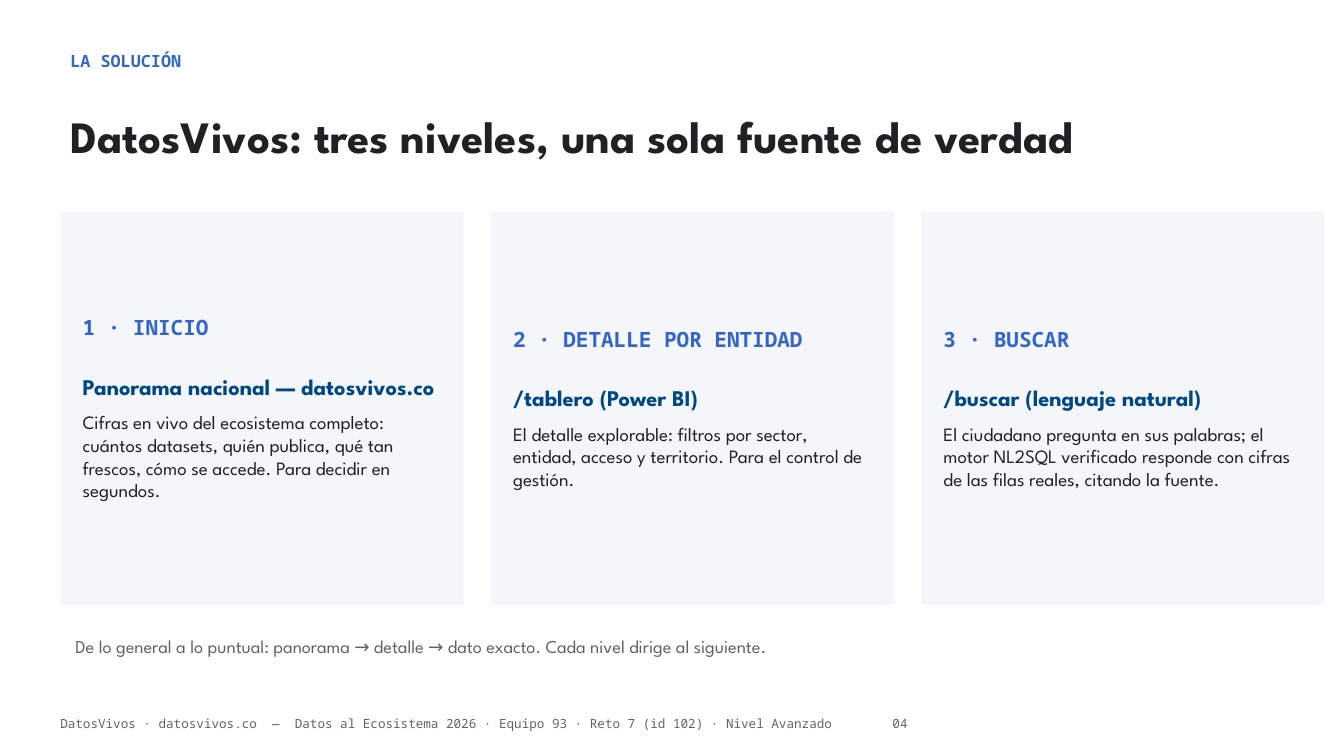
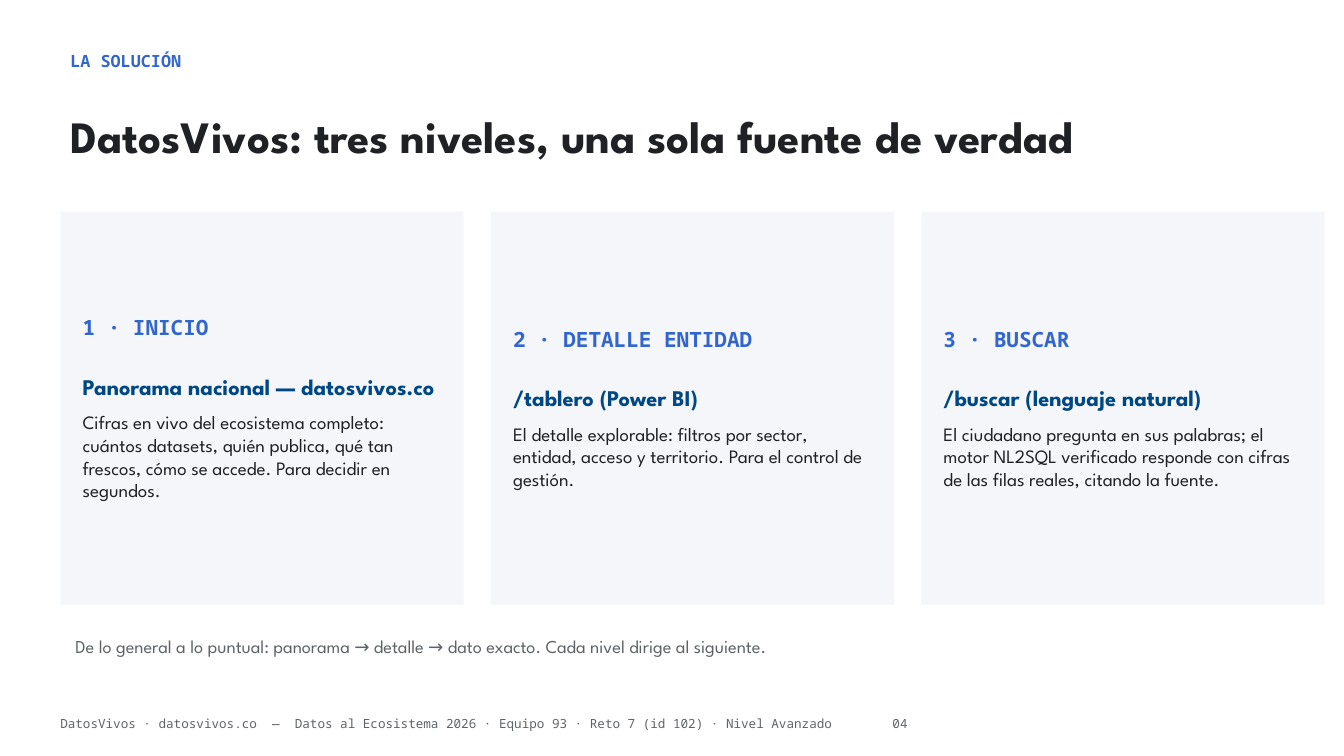
Before and after one commit to jsricop/DatosVivos, a slide deck: slide 4 of recursos/presentacion.pptx. Drawn at 1344x756 pixels with LibreOffice and Linux fonts; fonts in the diff are those of the drawing. Boxes give left, top, right and bottom in pixels: in the first picture for what was removed or moved away, otherwise in the second. Text is boxed around its words. In the diff, an @@ line names an element or a change of style, - is before the commit and + after.

```diff
--- a/recursos/presentacion.pptx
+++ b/recursos/presentacion.pptx
@@ text in rectangle at bbox=[513, 332, 752, 347]: text changed @@
-2 · DETALLE POR ENTIDAD
+2 · DETALLE ENTIDAD
```
Also in this commit, not shown: 3 other slides changed, 2 other files.
